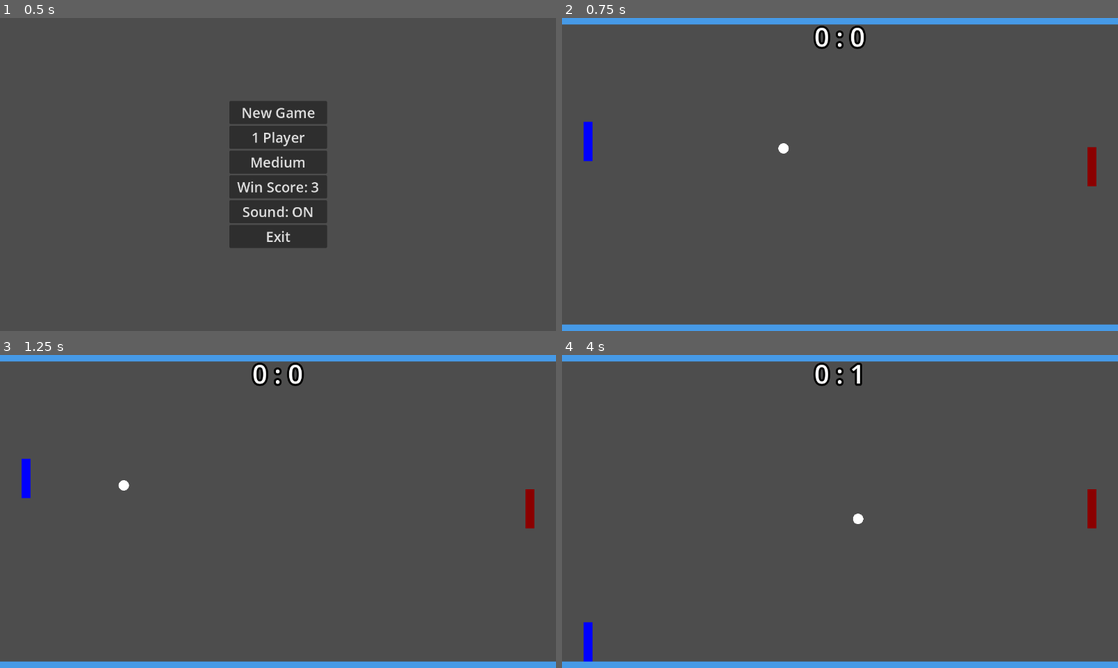
Above: before the commit, frames 1-4 (two rows, left to right).
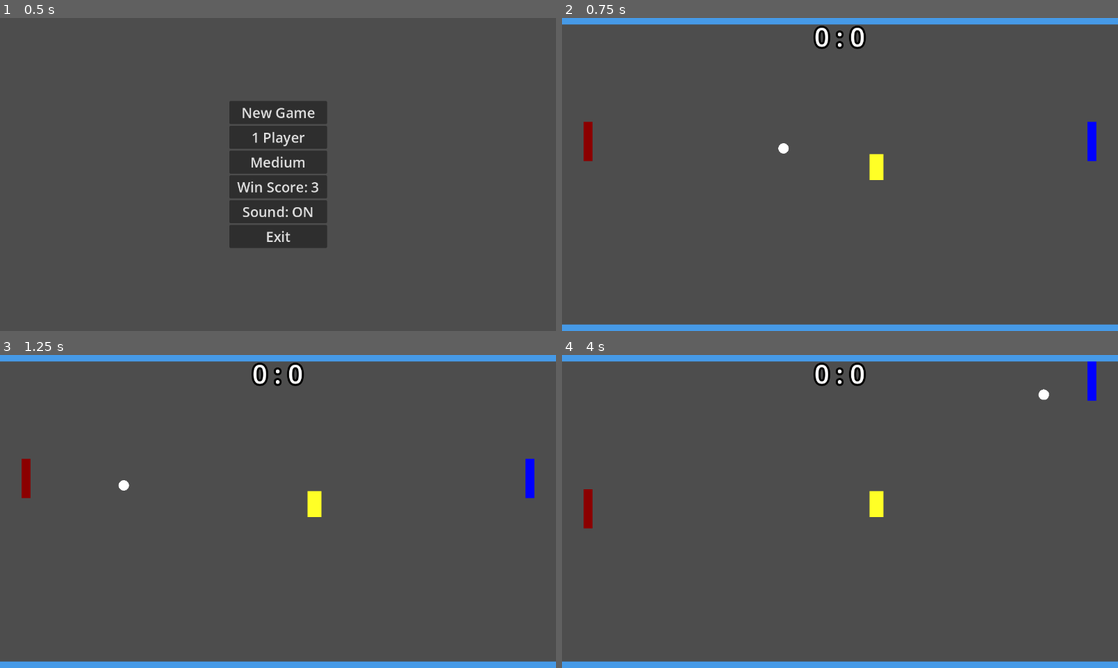
Above: after the commit, the same moments.

Repository: paganica/pongoid
Game: Godot game, scene res://scenes/main_menu.tscn
The game is run twice, just before and just after one commit, with the same random seed, the same clock (stepped at 60 frames per second) and the same inputs.
Inputs:
- Up to frame 1 (0.5 s): no input
- Up to frame 2 (0.75 s): click "New Game" at 0.5 s
- Up to frame 3 (1.25 s): no input
- Up to frame 4 (4 s): hold Up (p1_up) 1.28-2.03 s; hold S (p2_down) 1.28-2.03 s; tap W (p2_up) at 1.55, 2.1, 3.05, 3.6 s; hold Down (p1_down) 2.03-2.78 s; tap S (p2_down) at 2.3, 3.8 s; hold S (p2_down) 2.78-3.53 s; hold Up (p1_up) from 2.78 s (still down)

Frame 1 is identical in both runs. In frame 2, 0.8% of the frame differs, in the area x 3-97%, y 33-54%; in frame 3, 0.8%; in frame 4, 1.3%, in the area x 3-97%, y 2-98%.

Commit message:
Added bricks, multiball bug

Diff:
--- a/project.godot
+++ b/project.godot
@@ -8,11 +8,15 @@
 
 config_version=5
 
+[animation]
+
+compatibility/default_parent_skeleton_in_mesh_instance_3d=true
+
 [application]
 
 config/name="Pongoid"
 run/main_scene="uid://deeycanc1t5uf"
-config/features=PackedStringArray("4.5", "Mobile")
+config/features=PackedStringArray("4.6", "Mobile")
 config/icon="res://icon.svg"
 
 [autoload]
--- /dev/null
+++ b/scenes/brick.tscn
@@ -0,0 +1,13 @@
+[gd_scene format=3 uid="uid://cw7fm05cp5e3m"]
+
+[ext_resource type="Script" uid="uid://dq6rog2qv3pac" path="res://scripts/brick.gd" id="1_5l4w1"]
+
+[sub_resource type="RectangleShape2D" id="RectangleShape2D_0w5h4"]
+
+[node name="Brick" type="Area2D" unique_id=1713943107]
+script = ExtResource("1_5l4w1")
+
+[node name="CollisionShape2D" type="CollisionShape2D" parent="." unique_id=1969012902]
+shape = SubResource("RectangleShape2D_0w5h4")
+
+[connection signal="body_entered" from="." to="." method="_on_body_entered"]
--- a/scenes/canvas_layer.tscn
+++ b/scenes/canvas_layer.tscn
@@ -63,5 +63,56 @@
 text = "Menu
 "
 
+[node name="PauseScreen" type="Control" parent="."]
+visible = false
+layout_mode = 3
+anchors_preset = 15
+anchor_right = 1.0
+anchor_bottom = 1.0
+grow_horizontal = 2
+grow_vertical = 2
+
+[node name="PauseLabel" type="Label" parent="PauseScreen"]
+layout_mode = 1
+anchors_preset = 15
+anchor_right = 1.0
+anchor_bottom = 1.0
+offset_left = 480.0
+offset_top = 200.0
+offset_right = -480.0
+offset_bottom = -450.0
+grow_horizontal = 2
+grow_vertical = 2
+theme_override_font_sizes/font_size = 48
+text = "Game paused"
+horizontal_alignment = 1
+
+[node name="ResumeButton" type="Button" parent="PauseScreen"]
+layout_mode = 1
+anchors_preset = 15
+anchor_right = 1.0
+anchor_bottom = 1.0
+offset_left = 540.0
+offset_top = 300.0
+offset_right = -540.0
+offset_bottom = -350.0
+theme_override_font_sizes/font_size = 32
+text = "Resume"
+
+[node name="PauseMenuButton" type="Button" parent="PauseScreen"]
+layout_mode = 1
+anchors_preset = 15
+anchor_right = 1.0
+anchor_bottom = 1.0
+offset_left = 540.0
+offset_top = 400.0
+offset_right = -540.0
+offset_bottom = -250.0
+theme_override_font_sizes/font_size = 32
+text = "Menu"
+icon_alignment = 1
+
 [connection signal="pressed" from="WinScreen/RestartButton" to="." method="_on_restart_button_pressed"]
 [connection signal="pressed" from="WinScreen/MenuButton" to="." method="_on_menu_button_pressed"]
+[connection signal="pressed" from="PauseScreen/ResumeButton" to="." method="_on_resume_button_pressed"]
+[connection signal="pressed" from="PauseScreen/PauseMenuButton" to="." method="_on_pause_menu_button_pressed"]
--- a/scenes/game.tscn
+++ b/scenes/game.tscn
@@ -1,45 +1,45 @@
-[gd_scene load_steps=8 format=3 uid="uid://d12vuvpc6bmsr"]
+[gd_scene format=3 uid="uid://d12vuvpc6bmsr"]
 
 [ext_resource type="Script" uid="uid://dox5q0jqgde68" path="res://scripts/game.gd" id="1_iywne"]
 [ext_resource type="PackedScene" uid="uid://ubfvlk0dd08n" path="res://scenes/ball.tscn" id="1_uwrxv"]
-[ext_resource type="PackedScene" uid="uid://b60biyyhkn8jn" path="res://scenes/paddle_left.tscn" id="2_yqjtg"]
+[ext_resource type="PackedScene" uid="uid://b60biyyhkn8jn" path="res://scenes/paddle.tscn" id="2_yqjtg"]
 [ext_resource type="PackedScene" uid="uid://bfl348fpduocq" path="res://scenes/mantinel.tscn" id="3_lnu2h"]
 [ext_resource type="PackedScene" uid="uid://dfrj7cges7ivf" path="res://scenes/canvas_layer.tscn" id="4_lbhrr"]
-[ext_resource type="Script" uid="uid://dkyetb2v656rl" path="res://scripts/paddle_right.gd" id="4_p57ef"]
 
 [sub_resource type="RectangleShape2D" id="RectangleShape2D_p57ef"]
 size = Vector2(27, 689)
 
-[node name="Game" type="Node2D"]
+[node name="Game" type="Node2D" unique_id=532018749]
 script = ExtResource("1_iywne")
 
-[node name="Ball" parent="." instance=ExtResource("1_uwrxv")]
+[node name="Ball" parent="." unique_id=332315839 instance=ExtResource("1_uwrxv")]
 position = Vector2(585, 300)
 
-[node name="PaddleLeft" parent="." instance=ExtResource("2_yqjtg")]
+[node name="PaddleLeft" parent="." unique_id=1220594322 instance=ExtResource("2_yqjtg")]
 position = Vector2(60, 284)
+is_left_paddle = true
 
-[node name="PaddleRight" parent="." instance=ExtResource("2_yqjtg")]
+[node name="PaddleRight" parent="." unique_id=654454678 instance=ExtResource("2_yqjtg")]
 position = Vector2(1220, 284)
-script = ExtResource("4_p57ef")
 
-[node name="Mantinel2" parent="." instance=ExtResource("3_lnu2h")]
+[node name="Mantinel2" parent="." unique_id=1330714294 instance=ExtResource("3_lnu2h")]
 
-[node name="Mantinel" parent="." instance=ExtResource("3_lnu2h")]
+[node name="Mantinel" parent="." unique_id=805407874 instance=ExtResource("3_lnu2h")]
 position = Vector2(0, 705)
 
-[node name="CanvasLayer" parent="." instance=ExtResource("4_lbhrr")]
+[node name="CanvasLayer" parent="." unique_id=68831277 instance=ExtResource("4_lbhrr")]
+process_mode = 3
 follow_viewport_scale = 0.001
 
-[node name="GoalLeft" type="Area2D" parent="."]
+[node name="GoalLeft" type="Area2D" parent="." unique_id=290170417]
 
-[node name="CollisionShape2D" type="CollisionShape2D" parent="GoalLeft"]
+[node name="CollisionShape2D" type="CollisionShape2D" parent="GoalLeft" unique_id=476300271]
 position = Vector2(-15, 360)
 shape = SubResource("RectangleShape2D_p57ef")
 
-[node name="GoalRight" type="Area2D" parent="."]
+[node name="GoalRight" type="Area2D" parent="." unique_id=1755016388]
 
-[node name="CollisionShape2D" type="CollisionShape2D" parent="GoalRight"]
+[node name="CollisionShape2D" type="CollisionShape2D" parent="GoalRight" unique_id=532849710]
 position = Vector2(1295, 360)
 shape = SubResource("RectangleShape2D_p57ef")
 
--- a/scenes/paddle_left.tscn
+++ b/scenes/paddle.tscn
@@ -1,11 +1,11 @@
 [gd_scene load_steps=3 format=3 uid="uid://b60biyyhkn8jn"]
 
-[ext_resource type="Script" uid="uid://6870xle0407a" path="res://scripts/paddle_left.gd" id="1_kuuw3"]
+[ext_resource type="Script" uid="uid://ck5u4aaymluil" path="res://scripts/paddle.gd" id="1_kuuw3"]
 
 [sub_resource type="RectangleShape2D" id="RectangleShape2D_kuuw3"]
 size = Vector2(10.625, 123)
 
-[node name="PaddleLeft" type="CharacterBody2D"]
+[node name="Paddle" type="CharacterBody2D"]
 position = Vector2(51, 324)
 script = ExtResource("1_kuuw3")
 
--- a/scripts/ball.gd
+++ b/scripts/ball.gd
@@ -1,36 +1,41 @@
 extends CharacterBody2D
 
 @export var speed := 0
-@export var size_ratio := 60.0  # bigger number = smaller ball
+@export var size_ratio := 60.0
 var radius
+var last_hitter = null
+var is_multiball := false
 @onready var collision = $CollisionShape2D
 
 func _ready():
 	var screen_height = get_viewport_rect().size.y
 	radius = screen_height / size_ratio
-	speed = get_base_speed()
 	update_collision()
 	queue_redraw()
-	velocity = Vector2(-speed, 0)
+	if not is_multiball:
+		speed = get_base_speed()
+		velocity = Vector2(-speed, 0)
 
 func _physics_process(delta):
 	var col = move_and_collide(velocity * delta)
 
 	if col:
 		var collider = col.get_collider()
-
 		if collider.name.begins_with("Paddle"):
 			var paddle = collider
 			var offset = global_position.y - paddle.global_position.y
 			var shape = paddle.get_node("CollisionShape2D").shape
 			var half_height = shape.size.y / 2
-			var normalized = offset / half_height
-			normalized = clamp(normalized, -1, 1)
+			var normalized = clamp(offset / half_height, -1.0, 1.0)
 
-			velocity.x = -velocity.x
-			velocity.y = normalized * speed
+			var paddle_influence = clamp(paddle.velocity.y / 350.0, -1.0, 1.0) * 0.4
+			var angle_factor = clamp(normalized + paddle_influence, -1.0, 1.0)
+			var angle = clamp(abs(angle_factor) * 1.1, 0.2, 1.1) * sign(angle_factor)
+
 			speed += get_speed_increment()
-			velocity = velocity.normalized() * speed
+			last_hitter = paddle
+			velocity.x = cos(angle) * speed * -sign(velocity.x)
+			velocity.y = sin(angle) * speed
 		else:
 			velocity = velocity.bounce(col.get_normal())
 
@@ -39,28 +44,23 @@
 
 func reset(direction):
 	speed = get_base_speed()
-	var angle = randf_range(-0.5, 0.5)
-	velocity = Vector2(direction, angle).normalized() * speed
+	last_hitter = null
+	var angle = randf_range(-0.3, 0.3)
+	velocity = Vector2(cos(angle) * direction, sin(angle)).normalized() * speed
 
 func update_collision():
 	collision.shape.radius = radius
 
 func get_base_speed():
 	match GameSettings.ai_difficulty:
-		"easy":
-			return 400
-		"medium":
-			return 450
-		"hard":
-			return 500
+		"easy":   return 400
+		"medium": return 450
+		"hard":   return 500
 	return 450
 
 func get_speed_increment():
 	match GameSettings.ai_difficulty:
-		"easy":
-			return 5
-		"medium":
-			return 10
-		"hard":
-			return 10
+		"easy":   return 5
+		"medium": return 10
+		"hard":   return 10
 	return 10
--- /dev/null
+++ b/scripts/brick.gd
@@ -0,0 +1,47 @@
+extends Area2D
+
+@onready var collision = $CollisionShape2D
+
+enum BrickType {
+	BONUS_LONGER,       # last hitter gets longer paddle
+	BONUS_FASTER,       # last hitter gets faster paddle
+	HANDICAP_SHORTER,   # opponent gets shorter paddle
+	HANDICAP_SLOWER,    # opponent gets slower paddle
+	NEUTRAL_MULTIBALL,  # 3 balls
+	NEUTRAL_RESET       # both paddles reset to normal
+}
+
+const BRICK_COLORS = {
+	BrickType.BONUS_LONGER:      Color(0.0, 0.8, 0.0),   # green
+	BrickType.BONUS_FASTER:      Color(0.0, 0.6, 1.0),   # light blue
+	BrickType.HANDICAP_SHORTER:  Color(1.0, 0.4, 0.0),   # orange
+	BrickType.HANDICAP_SLOWER:   Color(0.8, 0.0, 0.8),   # purple
+	BrickType.NEUTRAL_MULTIBALL: Color(1.0, 1.0, 0.0),   # yellow
+	BrickType.NEUTRAL_RESET:     Color(1.0, 1.0, 1.0)    # white
+}
+
+var brick_width: float
+var brick_height: float
+
+var brick_type: BrickType
+
+func _ready():
+	brick_width = get_viewport_rect().size.x / 40.0
+	brick_height = get_viewport_rect().size.y / 12.0
+	#brick_type = randi() % BrickType.size() as BrickType
+	brick_type = BrickType.NEUTRAL_MULTIBALL
+	 # sync collision shape to actual brick size
+	collision.shape = RectangleShape2D.new()
+	collision.shape.size = Vector2(brick_width, brick_height)
+	queue_redraw()
+
+func _draw():
+	var color = BRICK_COLORS[brick_type]
+	draw_rect(Rect2(-brick_width / 2, -brick_height / 2, brick_width, brick_height), color)
+	# draw label hint
+	draw_rect(Rect2(-brick_width / 2, -brick_height / 2, brick_width, brick_height), Color(1, 1, 1, 0.15))
+
+func _on_body_entered(body):
+	if body.name == "Ball":
+		get_parent().brick_hit(self)
+		queue_free()
--- a/scripts/canvas_layer.gd
+++ b/scripts/canvas_layer.gd
@@ -6,3 +6,15 @@
 
 func _on_menu_button_pressed() -> void:
 	get_tree().change_scene_to_file("res://scenes/main_menu.tscn")
+
+
+func _on_resume_button_pressed() -> void:
+	get_tree().paused = false
+	$PauseScreen.visible = false
+
+
+
+
+func _on_pause_menu_button_pressed() -> void:
+	get_tree().paused = false
+	get_tree().change_scene_to_file("res://scenes/main_menu.tscn")
--- a/scripts/game.gd
+++ b/scripts/game.gd
@@ -1,15 +1,37 @@
 extends Node2D
+
+const BrickScene = preload("res://scenes/brick.tscn")
+const BRICK_SPAWN_INTERVAL = 15.0
+const BRICK_SPAWN_INITIAL_DELAY = 0.0
+const MAX_BRICKS = 3
+const PADDLE_SIZE_BONUS = 40.0
+const PADDLE_SPEED_BONUS = 50.0
 
 var score_left := 0
 var score_right := 0
+var game_over := false
+var spawn_timer := BRICK_SPAWN_INITIAL_DELAY
+var active_bricks := []
+var extra_balls := []
 
 @onready var ball = $Ball
+@onready var paddle_left = $PaddleLeft
+@onready var paddle_right = $PaddleRight
 @onready var score_label = $CanvasLayer/ScoreLabel
 @onready var win_screen = $CanvasLayer/WinScreen
 @onready var win_label = $CanvasLayer/WinScreen/WinLabel
 
 func _ready():
 	update_score()
+
+func _process(delta):
+	if game_over:
+		return
+	spawn_timer -= delta
+	if spawn_timer <= 0:
+		spawn_timer = BRICK_SPAWN_INTERVAL
+		if active_bricks.size() < MAX_BRICKS:
+			spawn_brick()
 
 func update_score():
 	score_label.text = str(score_left) + " : " + str(score_right)
@@ -44,10 +66,109 @@
 	return false
 
 func end_game(message, color):
-	# stop ball
+	game_over = true
+
 	ball.velocity = Vector2.ZERO
-	# optional: stop game logic
-	set_process(false)
+	ball.set_physics_process(false)
+	ball.visible = false
+
+	for b in extra_balls:
+		if is_instance_valid(b):
+			b.queue_free()
+	extra_balls.clear()
+
+	for brick in active_bricks:
+		if is_instance_valid(brick):
+			brick.queue_free()
+	active_bricks.clear()
+
+	paddle_left.set_physics_process(false)
+	paddle_right.set_physics_process(false)
+
+	$GoalLeft.call_deferred("set_monitoring", false)
+	$GoalRight.call_deferred("set_monitoring", false)
+
 	win_label.text = message
 	win_label.add_theme_color_override("font_color", color)
 	win_screen.visible = true
+
+func spawn_brick():
+	var screen_width = get_viewport_rect().size.x
+	var screen_height = get_viewport_rect().size.y
+	var center_x = screen_width / 2.0
+	var brick_w = screen_width / 32.0
+	var brick_h = screen_height / 16.0
+	var padding = 20.0
+	var max_attempts = 20
+	var candidate_pos = Vector2.ZERO
+	var found = false
+
+	for attempt in range(max_attempts):
+		candidate_pos = Vector2(
+			randf_range(center_x - 200.0, center_x + 200.0),
+			randf_range(50.0, screen_height - 50.0)
+		)
+		var overlapping = false
+		for existing_brick in active_bricks:
+			if not is_instance_valid(existing_brick):
+				continue
+			var dist_x = abs(candidate_pos.x - existing_brick.position.x)
+			var dist_y = abs(candidate_pos.y - existing_brick.position.y)
+			if dist_x < brick_w + padding and dist_y < brick_h + padding:
+				overlapping = true
+				break
+		if not overlapping:
+			found = true
+			break
+
+	if not found:
+		return
+
+	var brick = BrickScene.instantiate()
+	brick.position = candidate_pos
+	add_child(brick)
+	active_bricks.append(brick)
+
+func brick_hit(brick):
+	active_bricks.erase(brick)
+
+	var last_hitter = ball.last_hitter
+	if last_hitter == null:
+		return
+
+	var hitter_paddle = last_hitter
+	var opponent_paddle = paddle_right if hitter_paddle == paddle_left else paddle_left
+
+	match brick.brick_type:
+		0: apply_timed_effect(hitter_paddle, PADDLE_SIZE_BONUS, 0.0)
+		1: apply_timed_effect(hitter_paddle, 0.0, PADDLE_SPEED_BONUS)
+		2: apply_timed_effect(opponent_paddle, -PADDLE_SIZE_BONUS, 0.0)
+		3: apply_timed_effect(opponent_paddle, 0.0, -PADDLE_SPEED_BONUS)
+		4: spawn_multiballs()
+		5: reset_paddles()
+
+func apply_timed_effect(paddle, size_delta: float, speed_delta: float):
+	var min_height = get_viewport_rect().size.y / 12.0
+	var max_height = get_viewport_rect().size.y / 4.0
+	var min_speed = 300.0
+	var max_speed = 400.0
+	var new_height = clamp(paddle.base_height + size_delta, min_height, max_height)
+	var new_speed = clamp(paddle.base_speed + speed_delta, min_speed, max_speed)
+	paddle.apply_effect(new_height, new_speed)
+
+func spawn_multiballs():
+	var saved_speed = ball.speed
+	var saved_pos = ball.position
+	for i in range(2):
+		var new_ball = preload("res://scenes/ball.tscn").instantiate()
+		new_ball.is_multiball = true
+		new_ball.position = saved_pos
+		add_child(new_ball)
+		new_ball.speed = saved_speed
+		var angle = randf_range(-PI, PI)
+		new_ball.velocity = Vector2(cos(angle), sin(angle)) * saved_speed
+		extra_balls.append(new_ball)
+
+func reset_paddles():
+	for paddle in [paddle_left, paddle_right]:
+		paddle.clear_effect()
--- /dev/null
+++ b/scripts/paddle.gd
@@ -0,0 +1,147 @@
+extends CharacterBody2D
+
+@export var speed := 350
+@export var is_left_paddle := false  # set this in the editor per paddle instance
+@onready var collision = $CollisionShape2D
+@onready var ball = get_parent().get_node("Ball")
+
+var start_x
+var paddle_height
+# AI state
+var reaction_timer := 0.0
+var target_y := 0.0
+
+# variables for brick effects
+var base_height: float  # store original height
+var base_speed: float   # store original speed
+var effect_timer: float = 0.0
+var has_effect: bool = false
+
+func _ready():
+	start_x = position.x
+
+	var screen_height = get_viewport_rect().size.y
+	paddle_height = screen_height / 8.0
+	target_y = screen_height / 2.0
+	base_height = paddle_height  # store base values
+	base_speed = speed
+
+	collision.shape.size.y = paddle_height
+	queue_redraw()
+
+func _draw():
+	var width = 20
+	var color = Color.DARK_RED if is_left_paddle else Color.BLUE
+	draw_rect(Rect2(-width/2.0, -paddle_height/2.0, width, paddle_height), color)
+
+func _physics_process(delta):
+	var screen_height = get_viewport_rect().size.y
+	var half_height = paddle_height / 2
+	var direction = 0
+
+# count down active effect
+	if has_effect:
+		effect_timer -= delta
+		if effect_timer <= 0:
+			clear_effect()
+
+	if is_left_paddle:
+		# --- LEFT PADDLE: PLAYER 2 or AI ---
+		if GameSettings.is_two_player:
+			# --- PLAYER 2 CONTROL (W/S keys) ---
+			if Input.is_action_pressed("p2_up"):
+				direction -= 1
+			if Input.is_action_pressed("p2_down"):
+				direction += 1
+		else:
+			# --- AI CONTROL ---
+			direction = _get_ai_direction(delta, screen_height)
+
+	else:
+		# --- RIGHT PADDLE: PLAYER 1 (arrow keys) always ---
+		if Input.is_action_pressed("p1_up"):
+			direction -= 1
+		if Input.is_action_pressed("p1_down"):
+			direction += 1
+
+	position.y += direction * speed * delta
+	position.y = clamp(position.y, half_height + 15, screen_height - half_height - 15)
+	position.x = start_x
+
+func _get_ai_direction(delta: float, screen_height: float) -> int:
+	var reaction_time: float
+	var error_margin: float
+
+	match GameSettings.ai_difficulty:
+		"easy":
+			reaction_time = 0.5
+			error_margin = 40
+		"medium":
+			reaction_time = 0.35
+			error_margin = 30
+		"hard":
+			reaction_time = 0.15
+			error_margin = 15
+
+	reaction_timer -= delta
+	if reaction_timer <= 0:
+		reaction_timer = reaction_time
+
+		if ball.velocity.x < 0:  # ball coming towards left paddle
+			match GameSettings.ai_difficulty:
+				"easy":
+					target_y = ball.position.y + randf_range(-error_margin, error_margin)
+				"medium", "hard":
+					target_y = predict_ball_y(screen_height) + randf_range(-error_margin, error_margin)
+		else:
+			match GameSettings.ai_difficulty:
+				"easy":
+					target_y = position.y  # stay put
+				"medium", "hard":
+					target_y = screen_height / 2  # return to center
+
+	if target_y < position.y - 10:
+		return -1
+	elif target_y > position.y + 10:
+		return 1
+	return 0
+
+func predict_ball_y(screen_height: float) -> float:
+	var distance_x = ball.position.x - start_x  # flipped for left paddle
+	if ball.velocity.x >= 0:                     # flipped: ball moving away
+		return screen_height / 2
+
+	var time_to_reach = distance_x / -ball.velocity.x  # use absolute speed
+	var predicted_y = ball.position.y + ball.velocity.y * time_to_reach
+
+	var effective_height = screen_height - 30
+	predicted_y = bounce_simulate(predicted_y, 15, effective_height)
+
+	return predicted_y
+
+func bounce_simulate(y: float, top: float, bottom: float) -> float:
+	var range_h = bottom - top
+	y = y - top
+	if y < 0:
+		y = -y
+	var cycles = int(y / range_h)
+	y = fmod(y, range_h)
+	if cycles % 2 == 1:
+		y = range_h - y
+	return y + top
+
+func apply_effect(new_height: float, new_speed: float):
+	paddle_height = new_height
+	collision.shape.size.y = paddle_height
+	speed = new_speed
+	has_effect = true
+	effect_timer = 15.0
+	queue_redraw()
+
+func clear_effect():
+	has_effect = false
+	effect_timer = 0.0
+	paddle_height = base_height
+	collision.shape.size.y = paddle_height
+	speed = base_speed
+	queue_redraw()
--- a/scripts/paddle_left.gd
+++ /dev/null
@@ -1,35 +0,0 @@
-extends CharacterBody2D
-
-@export var speed := 350
-@onready var collision = $CollisionShape2D
-var start_x
-var paddle_height
-
-func _ready():
-	start_x = position.x
-
-	var screen_height = get_viewport_rect().size.y
-	paddle_height = screen_height / 8
-
-	collision.shape.size.y = paddle_height
-
-	queue_redraw()
-
-func _draw():
-	var width = 20
-	draw_rect(Rect2(-width/2, -paddle_height/2, width, paddle_height), Color.BLUE)
-
-func _physics_process(delta):
-	var direction = 0
-
-	if Input.is_action_pressed("p2_up"):
-		direction -= 1
-	if Input.is_action_pressed("p2_down"):
-		direction += 1
-
-	var screen_height = get_viewport_rect().size.y
-	var half_height = paddle_height / 2
-
-	position.y += direction * speed * delta
-	position.y = clamp(position.y, half_height + 15, screen_height - half_height - 15)
-	position.x = start_x
--- a/scripts/paddle_right.gd
+++ /dev/null
@@ -1,121 +0,0 @@
-extends CharacterBody2D
-
-@export var speed := 350
-var start_x
-var paddle_height
-@onready var collision = $CollisionShape2D
-@onready var ball = get_parent().get_node("Ball")
-var reaction_timer := 0.0
-var target_y := 0.0
-
-func _ready():
-	start_x = position.x
-
-	var screen_height = get_viewport_rect().size.y
-	paddle_height = screen_height / 8
-	target_y = screen_height / 2
-
-	collision.shape.size.y = paddle_height
-	queue_redraw()
-
-func _draw():
-	var width = 20
-	draw_rect(Rect2(-width/2, -paddle_height/2, width, paddle_height), Color.DARK_RED)
-
-func _physics_process(delta):
-	var screen_height = get_viewport_rect().size.y
-	var half_height = paddle_height / 2
-
-	if GameSettings.is_two_player:
-		# --- PLAYER CONTROL ---
-		var direction = 0
-		if Input.is_action_pressed("p1_up"):
-			direction -= 1
-		if Input.is_action_pressed("p1_down"):
-			direction += 1
-		position.y += direction * speed * delta
-		position.y = clamp(position.y, half_height + 15, screen_height - half_height - 15)
-		position.x = start_x
-		return
-
-	# --- AI CONTROL ---
-	var ai_speed: float
-	var reaction_time: float
-	var error_margin: float
-
-	match GameSettings.ai_difficulty:
-		"easy":
-			ai_speed = 350
-			reaction_time = 0.5
-			error_margin = 50
-		"medium":
-			ai_speed = 350
-			reaction_time = 0.3
-			error_margin = 30
-		"hard":
-			ai_speed = 350
-			reaction_time = 0.1
-			error_margin = 10
-
-	# Update target_y on a delay (reaction time)
-	reaction_timer -= delta
-	if reaction_timer <= 0:
-		reaction_timer = reaction_time
-
-		if ball.velocity.x > 0:
-			# Ball is coming towards AI — predict landing position
-			match GameSettings.ai_difficulty:
-				"easy":
-					# Easy: just aim at current ball position, no prediction
-					target_y = ball.position.y + randf_range(-error_margin, error_margin)
-				"medium", "hard":
-					# Medium/Hard: predict where ball will be when it reaches paddle
-					target_y = predict_ball_y(screen_height) + randf_range(-error_margin, error_margin)
-		else:
-			# Ball moving away — return toward center (with some laziness on easy)
-			match GameSettings.ai_difficulty:
-				"easy":
-					target_y = position.y  # stay put on easy
-				"medium":
-					target_y = screen_height / 2
-				"hard":
-					target_y = screen_height / 2
-
-	# Move toward target
-	var direction = 0
-	if ball.velocity.x > 0 or GameSettings.ai_difficulty != "easy":
-		if target_y < position.y - 10:
-			direction = -1
-		elif target_y > position.y + 10:
-			direction = 1
-
-	position.y += direction * ai_speed * delta
-	position.y = clamp(position.y, half_height + 15, screen_height - half_height - 15)
-	position.x = start_x
-
-func predict_ball_y(screen_height: float) -> float:
-	# Estimate ball Y position when it reaches the paddle's X
-	var distance_x = start_x - ball.position.x
-	if ball.velocity.x <= 0:
-		return screen_height / 2  # ball not coming, return center
-
-	var time_to_reach = distance_x / ball.velocity.x
-	var predicted_y = ball.position.y + ball.velocity.y * time_to_reach
-
-	# Simulate bouncing off top and bottom walls
-	var effective_height = screen_height - 30  # account for mantinel offset
-	predicted_y = bounce_simulate(predicted_y, 15, effective_height)
-
-	return predicted_y
-
-func bounce_simulate(y: float, top: float, bottom: float) -> float:
-	# Fold the predicted Y back into the playfield accounting for wall bounces
-	var range_h = bottom - top
-	y = y - top
-	if y < 0:
-		y = -y
-	var cycles = int(y / range_h)
-	y = fmod(y, range_h)
-	if cycles % 2 == 1:
-		y = range_h - y
-	return y + top
Not shown, added: scripts/brick.gd.uid
Not shown, added: scripts/paddle.gd.uid
Not shown, removed: scripts/paddle_left.gd.uid
Not shown, removed: scripts/paddle_right.gd.uid
Not shown, changed: README.md
